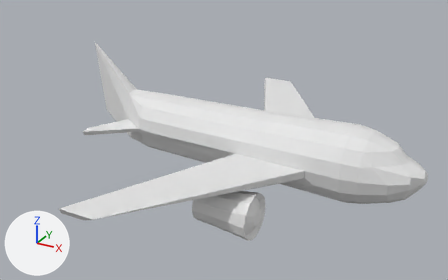
The FBX model Assets/Resources/Models/SkyPath/GuestPlane.fbx, before and after one commit.
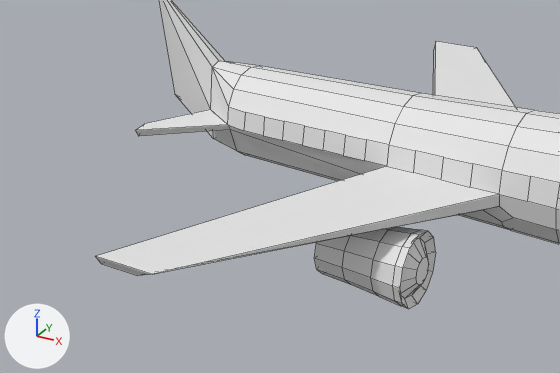
The first picture shows the older version from a 50 mm lens placed at (4.37, -11.44, 7.66), pointed at (-1.8, -0.22, 2.05). The close-ups show both versions on the part from 0% to 76% of the width and 19% to 100% of the height of that picture. Every picture has the same lights, and +X, +Y and +Z are marked at lower left. The close-ups show mesh edges as thin lines. Where no turn or scale is listed for an object, it has been applied to the vertices.

The scene before the commit, as lines of its bpy script (objects in view):
```python
me_cylinder = bpy.data.meshes.new('Cylinder')
me_cylinder.from_pydata(...)  # 410 vertices, 379 faces; spans x -5.51..2.62, y -4.35..4.35, z 0.8..3.8
me_cylinder.materials.append(mat_material)  # white #e7e7e7
# before: 134 (-2.14, 4.35, 2.05) at pixel (476, 47), 135 (-2.93, 4.35, 2.05) at pixel (435, 41), 136 (-2.93, 4.27, 1.91) at pixel (433, 49), 148 (-2.41, 4.27, 1.91)
# before: 137 (-2.14, -4.35, 2.05) at pixel (152, 274), 138 (-2.93, -4.27, 1.91) at pixel (101, 263), 139 (-2.93, -4.35, 2.05) at pixel (95, 256), 149 (-2.41, -4.27, 1.91) at pixel (137, 275)
ob_cylinder = bpy.data.objects.new('Cylinder', me_cylinder)
ob_cylinder.location = (0.0, 0.0, 0.0)
```
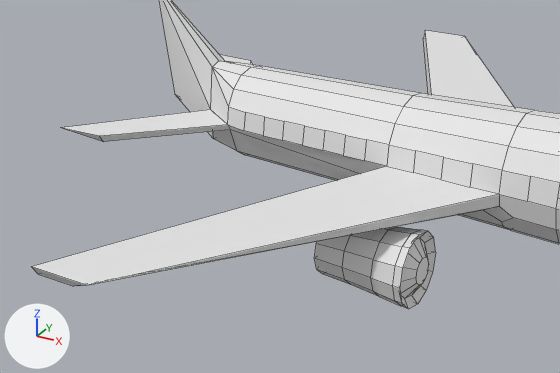
Where the newer file only moved an object's origin or applied its transform, the numbers keep the older frame.

Pixel boxes (x1, y1, x2, y2) of what changed, in the close-ups (560 x 373 px; the box of a moved part takes in the faces that stretch with it):
```json
{"object": "Cylinder", "change": "reshaped", "before": [95, 0, 560, 309], "after": [32, 0, 560, 309]}
{"part": 1, "of": "me_cylinder", "change": "moved or reshaped", "before": [433, 41, 516, 107], "after": [423, 30, 514, 107]}
{"part": 2, "of": "me_cylinder", "change": "moved or reshaped", "before": [95, 166, 499, 276], "after": [32, 166, 499, 286]}
{"part": 3, "of": "me_cylinder", "change": "moved or reshaped", "before": [135, 109, 230, 136], "after": [62, 109, 230, 142]}
{"part": 4, "of": "me_cylinder", "change": "moved or reshaped", "after": [219, 54, 253, 65], "on screen": "not visible before"}
```

Scene script edits in JSON lines:
```json
{"block": "me_cylinder", "where": "me_cylinder.from_pydata(...)  # 410 vertices, 379 faces; spans x -5.51..2.62, y -4.35..4.35, z 0.8..3.8"}
{"block": "me_cylinder", "where": "# used by ob_cylinder; location = (0.0, 0.0, 0.0)"}
{"block": "me_cylinder", "change": "me_cylinder part 1"}
{"op": "add", "block": "me_cylinder", "code": "for i in [134, 135, 136, 148]: me_cylinder.vertices[i].co += Vector((-0.45, 0.5, 0.0))"}
{"block": "me_cylinder", "change": "me_cylinder part 2"}
{"op": "add", "block": "me_cylinder", "code": "for i in [137, 138, 139, 149]: me_cylinder.vertices[i].co += Vector((-0.45, -0.5, 0.0))"}
{"block": "me_cylinder", "change": "me_cylinder part 3"}
{"op": "set", "path": "me_cylinder.vertices[120].co", "old": "(-4.88, -1.42, 2.06)", "new": "(-5.18, -1.82, 2.06)", "note": "pixel (135, 130) -> pixel (99, 136)"}
{"op": "set", "path": "me_cylinder.vertices[121].co", "old": "(-4.88, -1.35, 1.95)", "new": "(-5.18, -1.75, 1.95)", "note": "pixel (138, 136) -> pixel (103, 141)"}
{"op": "set", "path": "me_cylinder.vertices[129].co", "old": "(-4.92, -1.16, 2.06)", "new": "(-5.87, -1.86, 2.06)", "note": "pixel (144, 123) -> pixel (60, 127)"}
{"block": "me_cylinder", "change": "me_cylinder part 4"}
{"op": "set", "path": "me_cylinder.vertices[131].co", "old": "(-4.88, 1.45, 2.06)", "new": "(-5.18, 1.85, 2.06)", "note": "not seen -> pixel (250, 60)"}
{"op": "set", "path": "me_cylinder.vertices[132].co", "old": "(-4.88, 1.38, 1.95)", "new": "(-5.18, 1.78, 1.95)"}
{"op": "set", "path": "me_cylinder.vertices[133].co", "old": "(-4.92, 1.16, 2.06)", "new": "(-5.87, 1.86, 2.06)"}
```
